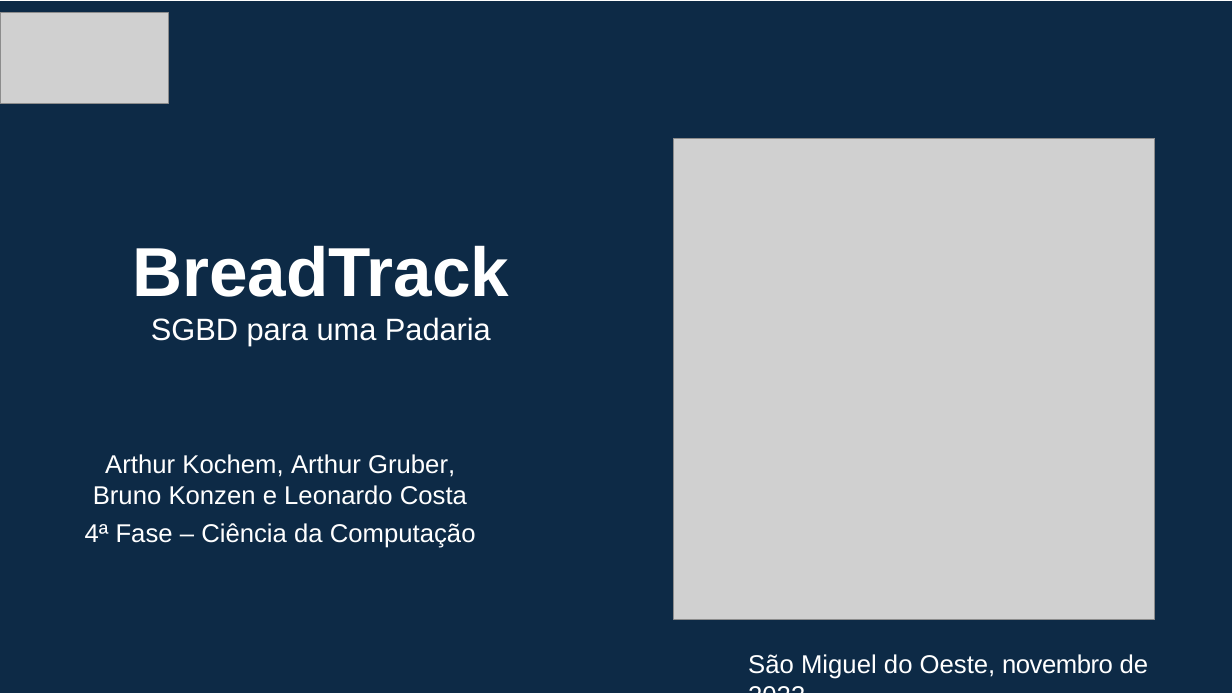
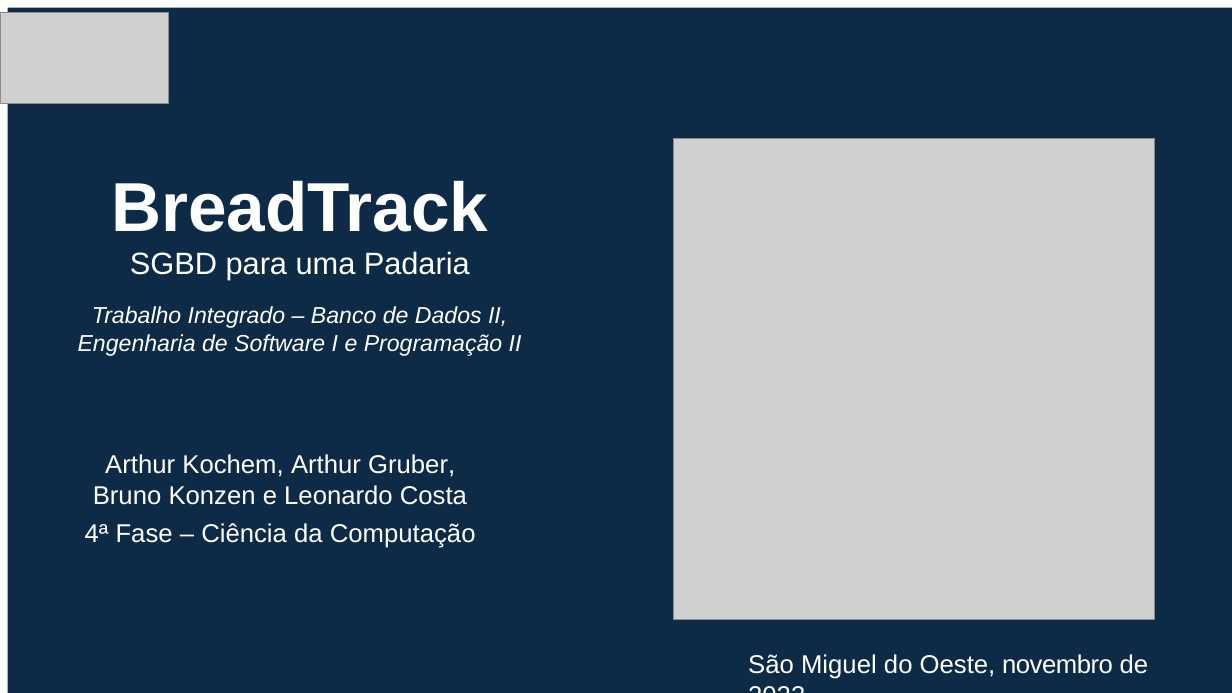
Before and after one commit to brunogkonzen/BreadTrack, a slide deck: slide 1 of docs/BreadTrack - Roterio Apresentação.pptx. Drawn at 1232x693 pixels with LibreOffice and Linux fonts; fonts in the diff are those of the drawing; grey boxes stand for pictures. Boxes give left, top, right and bottom in pixels: in the first picture for what was removed or moved away, otherwise in the second. Text is boxed around its words. In the diff, an @@ line names an element or a change of style, - is before the commit and + after.

```diff
--- a/docs/BreadTrack - Roterio Apresentação.pptx
+++ b/docs/BreadTrack - Roterio Apresentação.pptx
@@ freeform shape: place and size @@
-freeform shape at bbox=[0, 1, 1232, 693]
+freeform shape at bbox=[7, 7, 1232, 693]
@@ title "BreadTrack": place and size @@
-title "BreadTrack" at bbox=[132, 245, 509, 345]
+title "BreadTrack" at bbox=[111, 180, 488, 280]
@@ text added at bbox=[78, 306, 522, 356], 18 pt, text #FFFFFF, italic @@
+Trabalho Integrado – Banco de Dados II, Engenharia de Software I e Programação II
```
Also in this commit, not shown: 4 other slides changed, 2 slides added, 4 other files.
